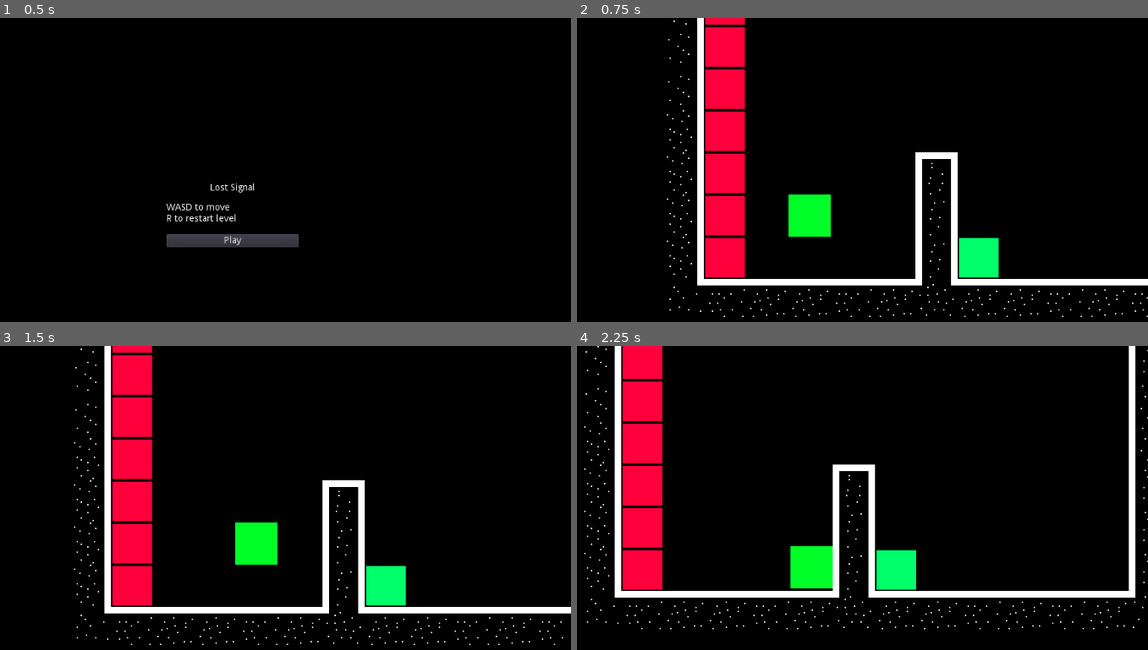
Above: before the commit, frames 1-4 (two rows, left to right).
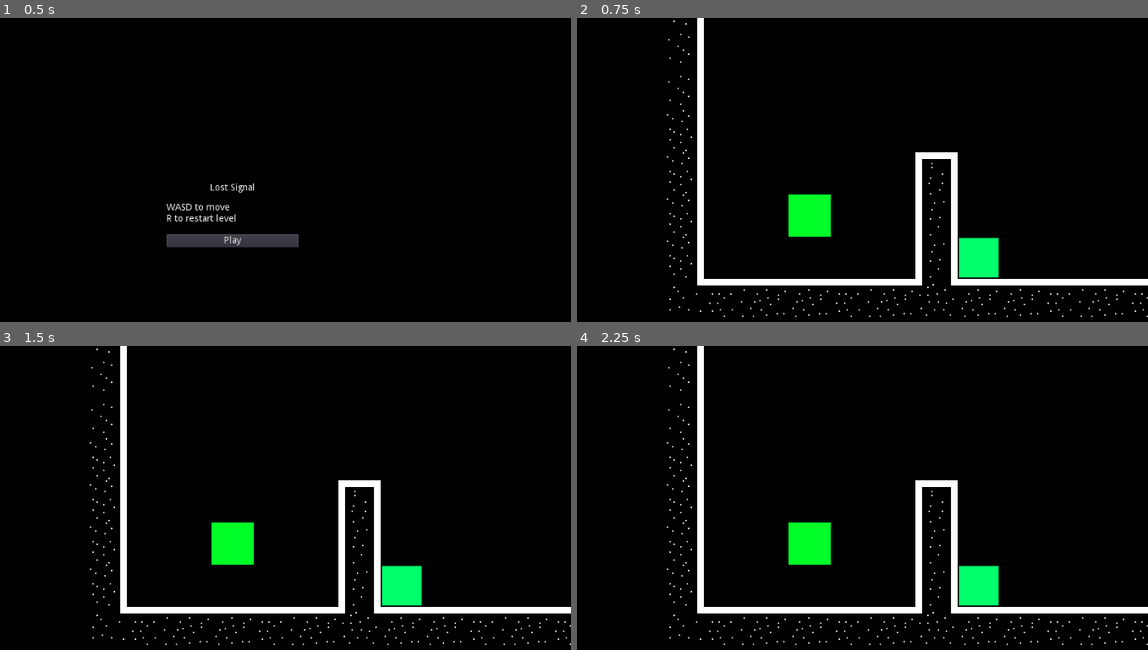
Above: after the commit, the same moments.

Repository: Red-Teapot/LostSignal
Game: Godot game, scene res://Scenes/MainMenu.tscn
Two runs of this game, one before a commit and one after it. Both use one fixed random seed, a clock stepped at 60 frames per second and the inputs below.
Inputs:
- Up to frame 1 (0.5 s): no input
- Up to frame 2 (0.75 s): click "Play" at 0.5 s
- Up to frame 3 (1.5 s): tap Enter at 1.25 s; hold D from 1.28 s (still down); tap R at 1.35 s
- Up to frame 4 (2.25 s): release D at 2.03 s; hold S from 2.03 s (still down); tap R at 2.1 s

Frame 1 is identical in both runs. In frame 2, 5.8% of the frame differs, in the area x 22-30%, y 0-86%; in frame 3, 12%; in frame 4, 18%, in the area x 1-100%, y 0-99%.

Commit message:
Implement restart function

Diff:
--- a/Scenes/TestLevel.tscn
+++ b/Scenes/TestLevel.tscn
@@ -538,7 +538,7 @@
 tile_set = SubResource( 51 )
 cell_size = Vector2( 32, 32 )
 format = 1
-tile_data = PoolIntArray( -196608, 0, 0, -196597, 1, 0, -131072, 0, 0, -65536, 0, 0, 0, 0, 0, 65536, 0, 0, 131072, 0, 0, 196608, 0, 0, 196614, 2, 0 )
+tile_data = PoolIntArray( -196597, 1, 0, 196614, 2, 0 )
 
 [node name="Character" type="KinematicBody2D" parent="."]
 position = Vector2( 160, 160 )
--- a/Scripts/Character.gd
+++ b/Scripts/Character.gd
@@ -25,11 +25,13 @@
 var spawn: Vector2 = Vector2.ZERO
 var target: Vector2 = Vector2.ZERO
 var isTargetReached: bool = true
-var velocity: Vector2 = Vector2.ZERO
 
 var walls: TileMap = null
 var interactive: TileMap = null
 var lastInteractiveTile: int = TileMap.INVALID_CELL
+
+# Temporary variables
+var tilePos: Vector2 = Vector2.ZERO;
 
 func resetMovements():
 	moveState = {
@@ -52,14 +54,11 @@
 	return walls.get_cellv(tilePos) == TileMap.INVALID_CELL
 
 func moveToTargetSimple(tileOffset: Vector2):
-	var tilePos = walls.world_to_map(position / TILEMAP_SCALE)
 	var targetTilePos = tilePos + tileOffset
 	if isTileFree(targetTilePos):
 		target = walls.map_to_world(targetTilePos) * TILEMAP_SCALE + TILEMAP_HALF_CELL_SIZE
 
 func moveToTargetDiagonal(tileOffset: Vector2):
-	var tilePos = walls.world_to_map(position / TILEMAP_SCALE)
-
 	# To be able to move straight diagonally,
 	# we make sure there is clearance in both axes
 	var tileOffsetX = tileOffset
@@ -79,6 +78,9 @@
 	# Both axes clear, go straignt
 	moveToTargetSimple(tileOffset)
 
+func checkIfStuck():
+	pass
+
 func updateTarget():
 	var tileOffset = Vector2.ZERO
 	if moveState[U]:
@@ -95,14 +97,17 @@
 	else:
 		moveToTargetSimple(tileOffset)
 
+	checkIfStuck()
+
 func _input(event):
 	if event is InputEventKey:
 		if event.scancode in inputMap:
 			var dir = inputMap[event.scancode]
 			moveState[dir] = true
+		if event.scancode == KEY_R:
+			get_tree().reload_current_scene()
 
 func checkInteractives():
-	var tilePos = interactive.world_to_map(position / TILEMAP_SCALE)
 	var tileID = interactive.get_cellv(tilePos)
 
 	if tileID == lastInteractiveTile:
@@ -121,6 +126,9 @@
 	lastInteractiveTile = tileID
 
 func _physics_process(delta):
+	tilePos.x = floor(position.x / 64)
+	tilePos.y = floor(position.y / 64)
+
 	checkInteractives()
 
 	if isTargetReached:
@@ -128,8 +136,7 @@
 		updateTarget()
 
 	var distance = position.distance_to(target)
-	velocity = position.direction_to(target) * min(distance, SPEED * delta)
-	position += velocity
+	position += position.direction_to(target) * min(distance, SPEED * delta)
 
 	if position.distance_squared_to(target) < 8:
 		isTargetReached = true
--- a/Scripts/LevelInfo.gd
+++ b/Scripts/LevelInfo.gd
@@ -2,18 +2,16 @@
 
 const FIRST_LEVEL = 'TestLevel'
 const LEVEL_SEQ = {
-	'TestLevel': null,
+	'TestLevel': 'GameWin',
 }
 
-func startLevel(name: String):
+func startScene(name: String):
 	get_tree().change_scene('res://Scenes/' + name + '.tscn')
 
 func startFirstLevel():
-	startLevel(FIRST_LEVEL)
+	startScene(FIRST_LEVEL)
 
 func startNextLevel():
 	var currentLevelName = get_tree().current_scene.name
 	var nextLevelName = LEVEL_SEQ[currentLevelName]
-	if nextLevelName == null:
-		nextLevelName = 'GameWin'
-	startLevel(nextLevelName)
+	startScene(nextLevelName)
